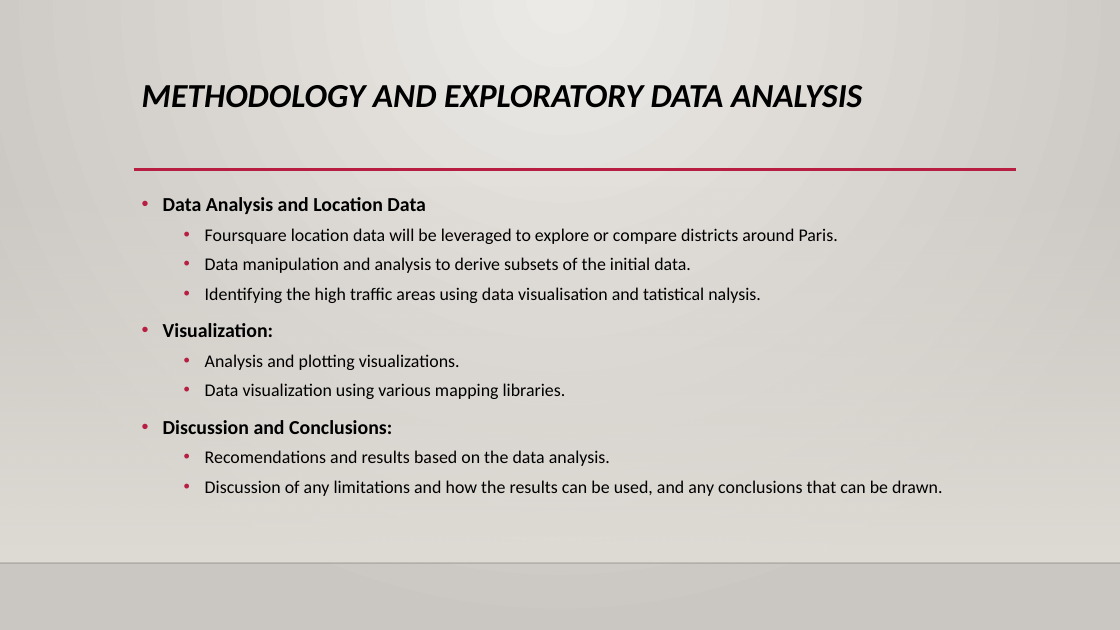
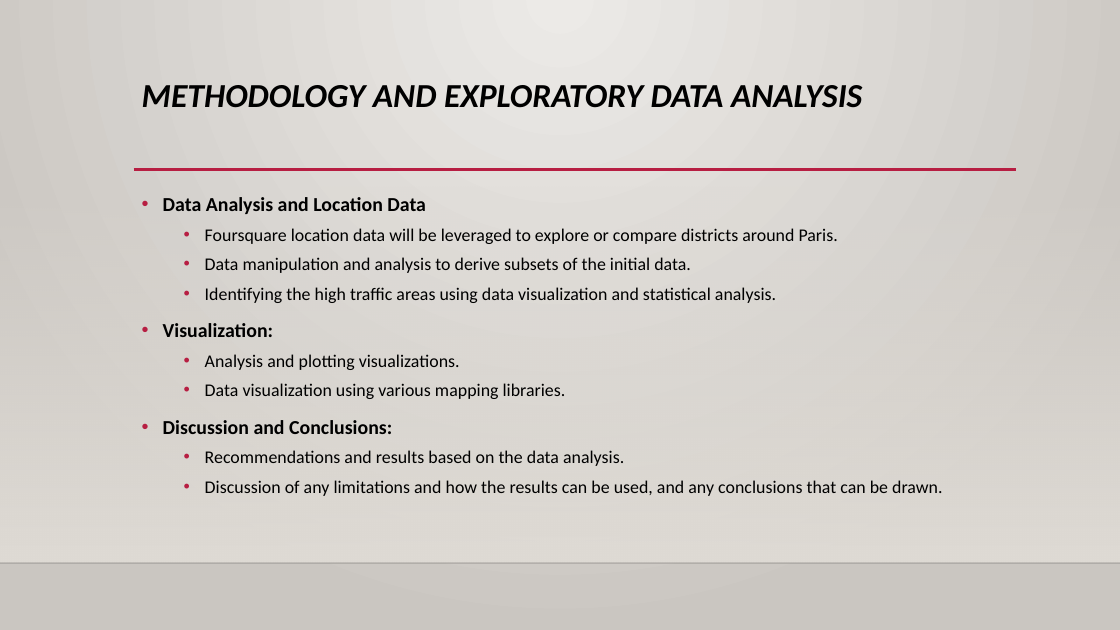
Before and after one commit to veeral191/github-example, a slide deck: slide 7 of Final_Project/Capstone_Final_Project_Presentation.pptx. Drawn at 1120x630 pixels with LibreOffice and Linux fonts; fonts in the diff are those of the drawing; background and template pictures are left out. Boxes give left, top, right and bottom in pixels: in the first picture for what was removed or moved away, otherwise in the second. Text is boxed around its words. In the diff, an @@ line names an element or a change of style, - is before the commit and + after.

```diff
--- a/Final_Project/Capstone_Final_Project_Presentation.pptx
+++ b/Final_Project/Capstone_Final_Project_Presentation.pptx
@@ text at box(205, 287, 776, 303): text changed @@
-  • Identifying the high traffic areas using data visualisation and tatistical nalysis.
+  • Identifying the high traffic areas using data visualization and statistical analysis.
@@ text at box(205, 450, 624, 466): text changed @@
-  • Recomendations and results based on the data analysis.
+  • Recommendations and results based on the data analysis.
```
Also in this commit, not shown: 3 other slides changed, 1 other file.
